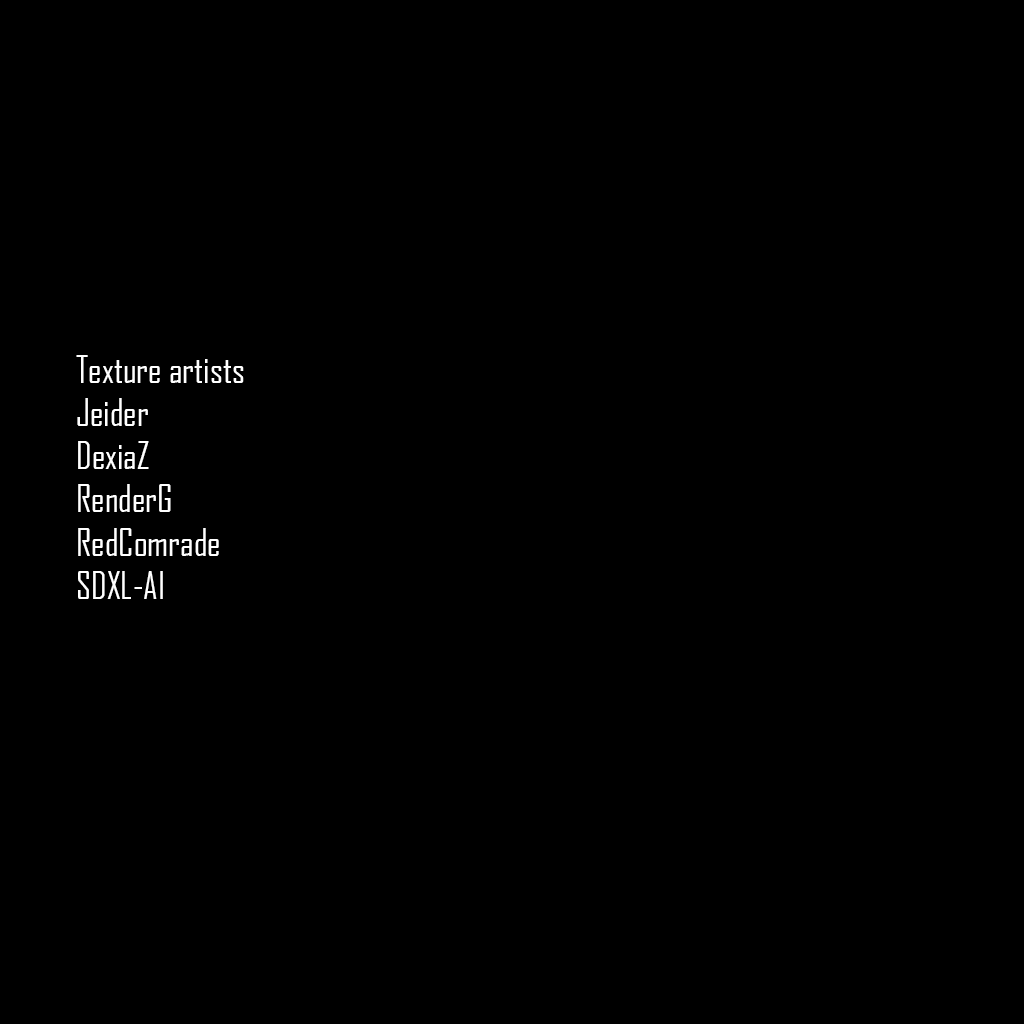
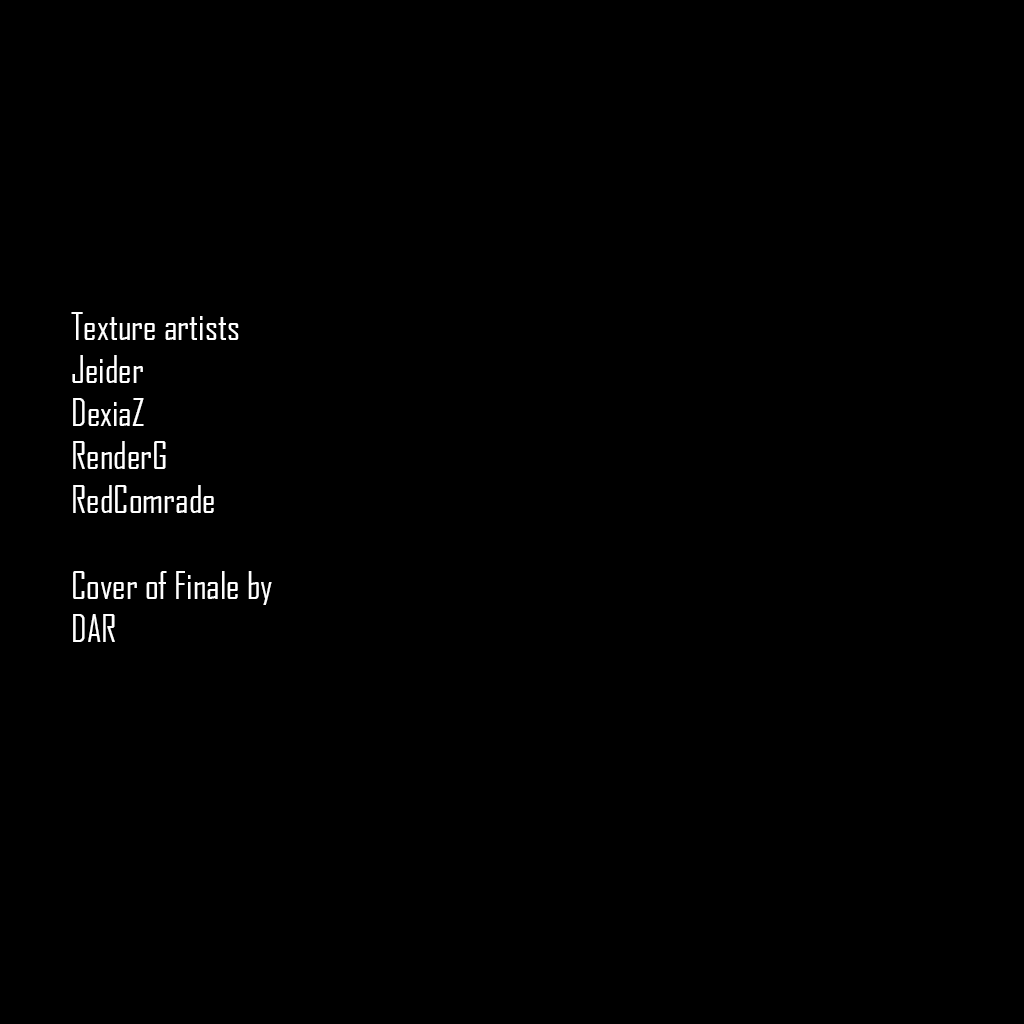
Layer changes from the first (1024, 1024) image to the second:
renamed "Texture artists Jeider DexiaZ RenderG RedComrade SDXL-AI" to "Texture artists Jeider DexiaZ RenderG RedComrade Cover of Fina", painted on it over [71, 312, 272, 642]
